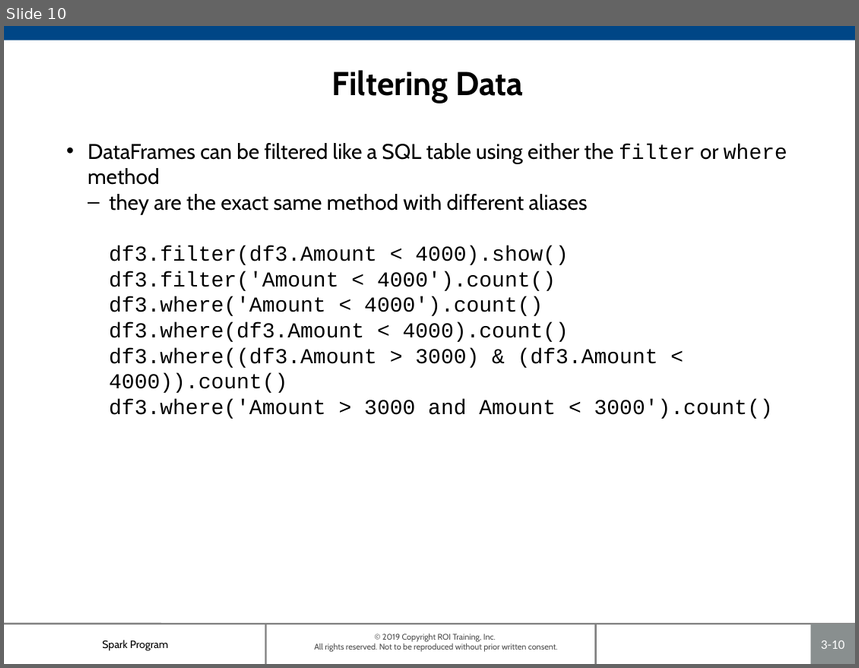
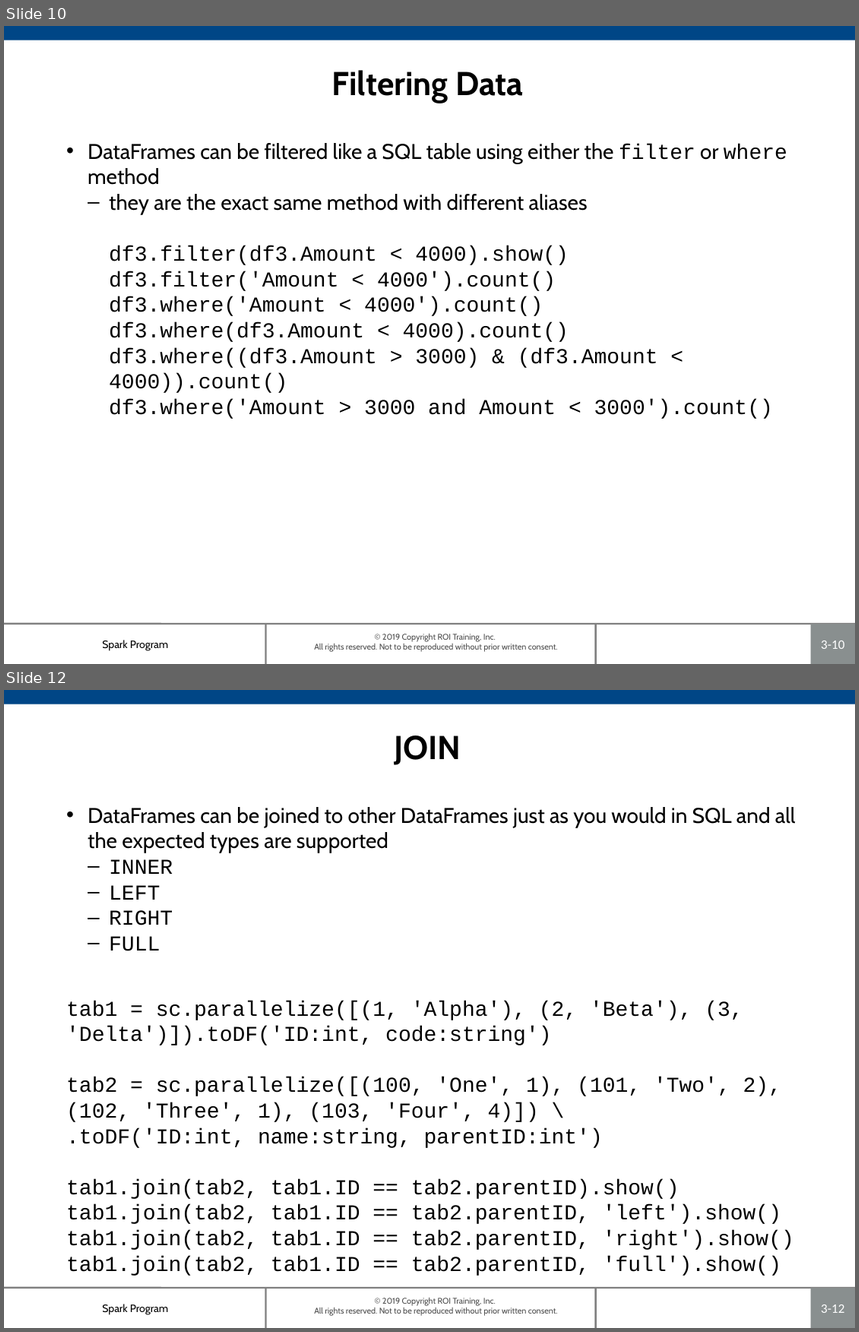
Before and after one commit to roitraining/SparkProgram, a slide deck: Day2/Ch03_DataFrames.pptx. Shown one above the other, each under a label of ours: slide 10 before the commit, slides 10 and 12 after it; the slides between them are not shown. The pictures are 859x668 and 859x1332 pixels, drawn with LibreOffice and Linux fonts; fonts in the diff are those of the drawing; background and template pictures are left out. Boxes give left, top, right and bottom in pixels: in the first picture for what was removed or moved away, otherwise in the second. Text is boxed around its words. In the diff, an @@ line names an element or a change of style, - is before the commit and + after.

```diff
--- a/Day2/Ch03_DataFrames.pptx
+++ b/Day2/Ch03_DataFrames.pptx
@@ slide 12 added at (4,690,855,1328), background #FFFFFF; not listed: 7 template elements that a slide beside it also shows @@
@@ title added at (394,736,461,765), 28 pt, text #000000, bold @@
+JOIN
@@ text added at (66,807,796,1276), 18 pt, text #000000 @@
+• DataFrames can be joined to other DataFrames just as you would in SQL and all the expected types are supported
+  – INNER
+  – LEFT
+  – RIGHT
+  – FULL
+tab1 = sc.parallelize([(1, 'Alpha'), (2, 'Beta'), (3, 'Delta')]).toDF('ID:int, code:string')
+tab2 = sc.parallelize([(100, 'One', 1), (101, 'Two', 2), (102, 'Three', 1), (103, 'Four', 4)]) \
+.toDF('ID:int, name:string, parentID:int')
+tab1.join(tab2, tab1.ID == tab2.parentID).show()
+tab1.join(tab2, tab1.ID == tab2.parentID, 'left').show()
+tab1.join(tab2, tab1.ID == tab2.parentID, 'right').show()
+tab1.join(tab2, tab1.ID == tab2.parentID, 'full').show()
```
Also in this commit, not shown: 2 slides changed, 6 other slides added, 1 slide removed.
